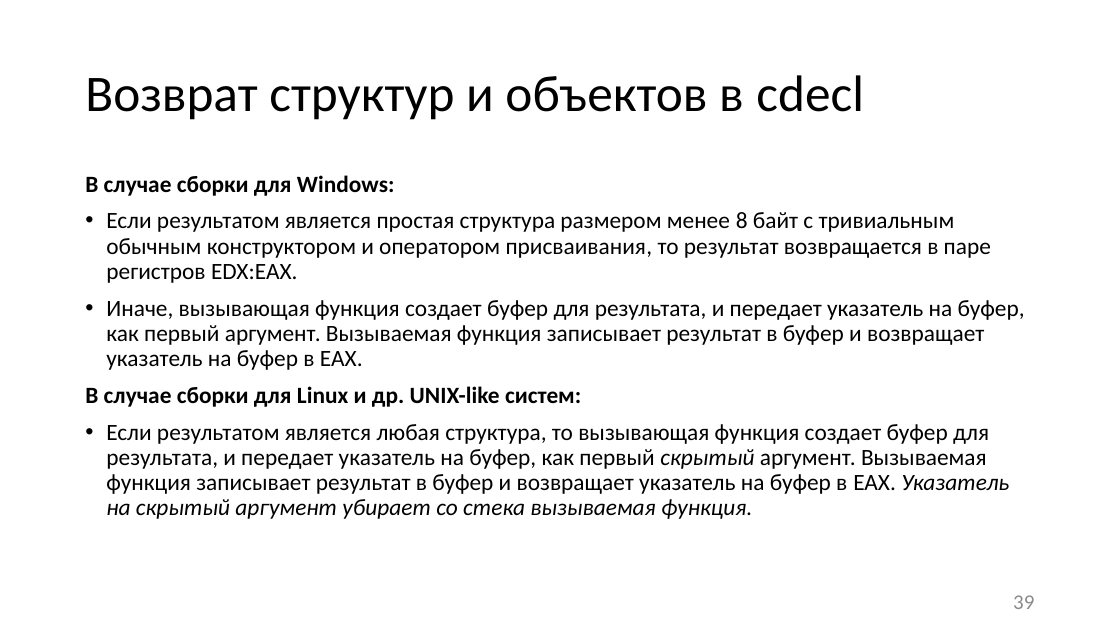
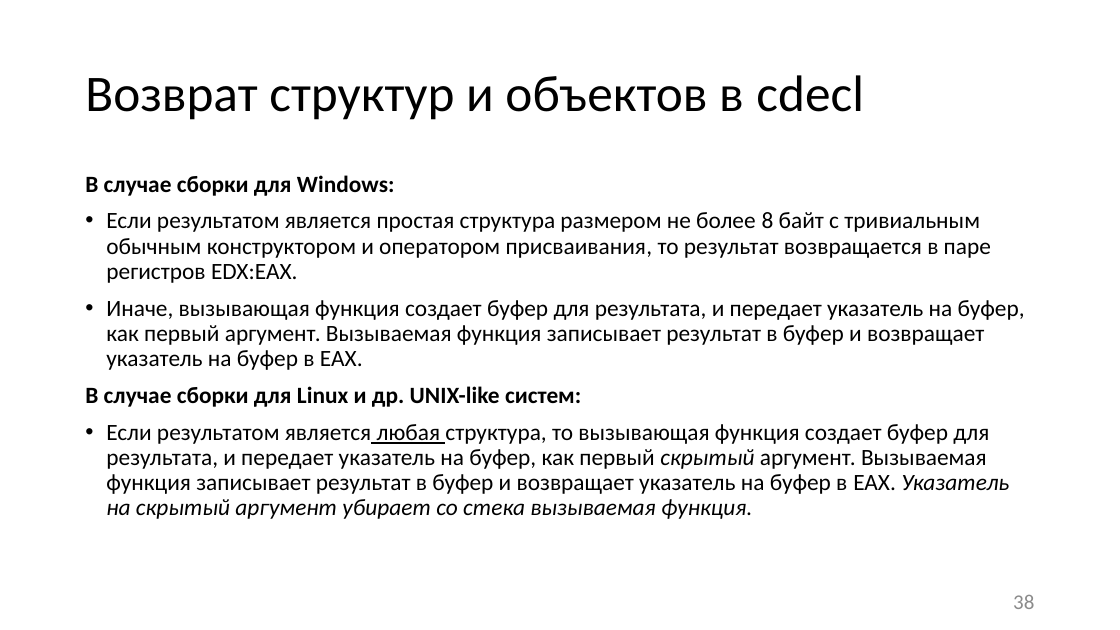
Before and after one commit to itsecd/low-level-programming, a slide deck: slide 38 of Lectures/3.Calling_conventions/Lecture3.pptx (slide 39 before the commit). Drawn at 1120x630 pixels with LibreOffice and Linux fonts; fonts in the diff are those of the drawing. Boxes give left, top, right and bottom in pixels: in the first picture for what was removed or moved away, otherwise in the second. Text is boxed around its words. In the diff, an @@ line names an element or a change of style, - is before the commit and + after.

```diff
--- a/Lectures/3.Calling_conventions/Lecture3.pptx
+++ b/Lectures/3.Calling_conventions/Lecture3.pptx
@@ text at [106, 212, 991, 283]: text changed @@
-• Если результатом является простая структура размером менее 8 байт с тривиальным обычным конструктором и оператором присваивания, то результат возвращается в паре регистров EDX:EAX.
+• Если результатом является простая структура размером не более 8 байт с тривиальным обычным конструктором и оператором присваивания, то результат возвращается в паре регистров EDX:EAX.
@@ text at [106, 424, 1009, 519]: underline on in "любая" @@
@@ page number at [1013, 595, 1034, 609]: text changed @@
-39
+38
```
Also in this commit, not shown: 38 other slides changed, 1 slide added, 2 slides removed, 1 other file.
